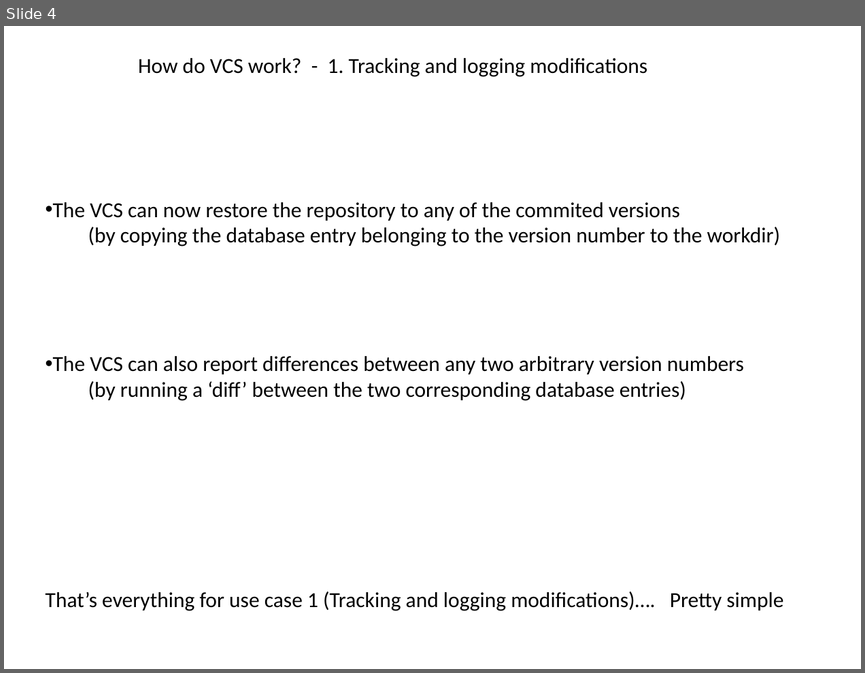
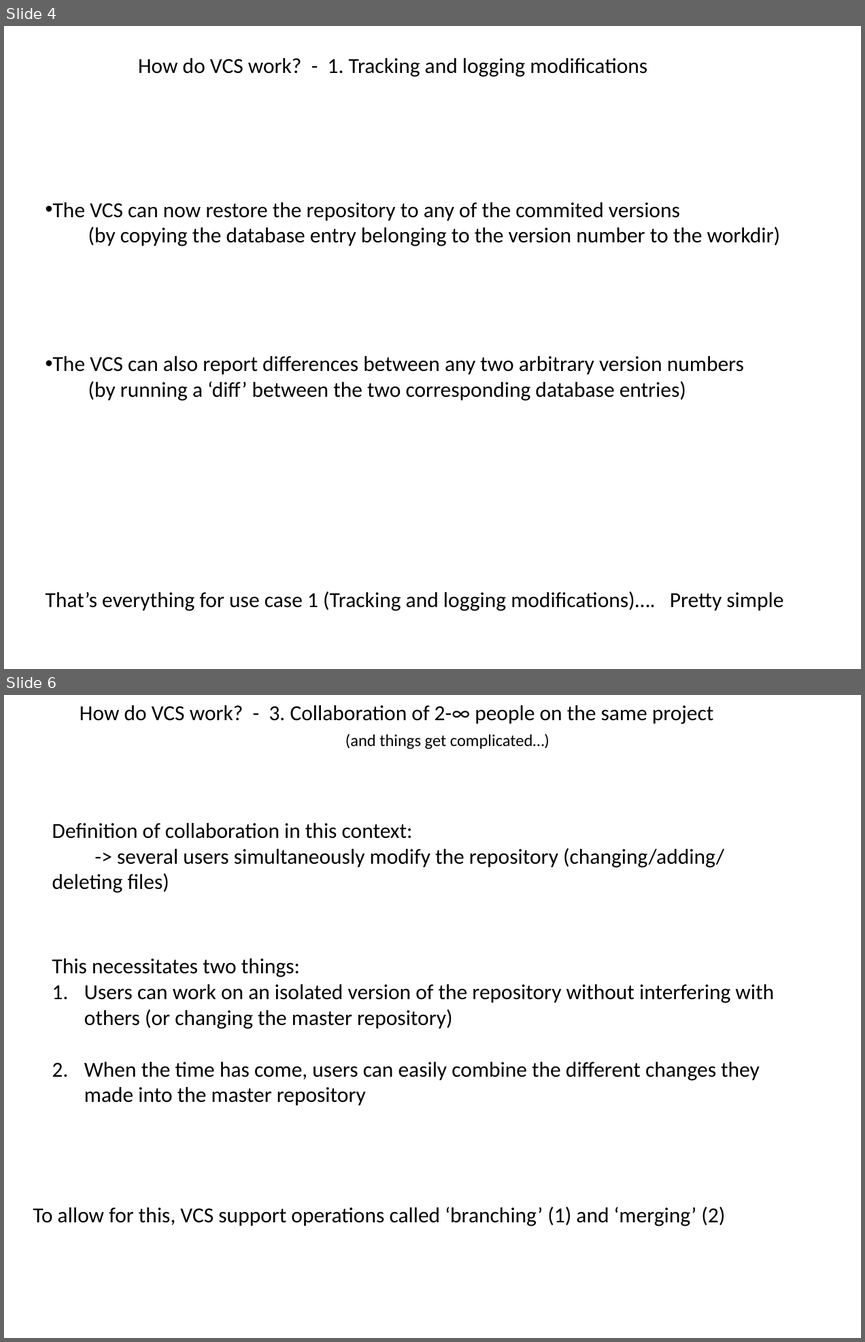
Before and after one commit to flosopher/gittalk, a slide deck: git_python_kurs.pptx. Shown one above the other, each under a label of ours: slide 4 before the commit, slides 4 and 6 after it; the slides between them are not shown. The pictures are 865x673 and 865x1342 pixels, drawn with LibreOffice and Linux fonts; fonts in the diff are those of the drawing. Boxes give left, top, right and bottom in pixels: in the first picture for what was removed or moved away, otherwise in the second. Text is boxed around its words. In the diff, an @@ line names an element or a change of style, - is before the commit and + after.

Commit message:
branching slides

```diff
--- a/git_python_kurs.pptx
+++ b/git_python_kurs.pptx
@@ slide 6 added at [4, 695, 861, 1338], background #FFFFFF @@
@@ text added at [79, 705, 714, 749], 18 pt, text #000000 @@
+How do VCS work? - 3. Collaboration of 2-∞ people on the same project
+(and things get complicated…)
@@ text added at [52, 823, 724, 893], 18 pt, text #000000 @@
+Definition of collaboration in this context:
+-> several users simultaneously modify the repository (changing/adding/ deleting files)
@@ text added at [52, 958, 774, 1105], 18 pt, text #000000 @@
+This necessitates two things:
+1. Users can work on an isolated version of the repository without interfering with others (or changing the master repository)
+2. When the time has come, users can easily combine the different changes they made into the master repository
@@ text added at [33, 1206, 725, 1226], 18 pt, text #000000 @@
+To allow for this, VCS support operations called ‘branching’ (1) and ‘merging’ (2)
```
Also in this commit, not shown: 5 slides changed.
